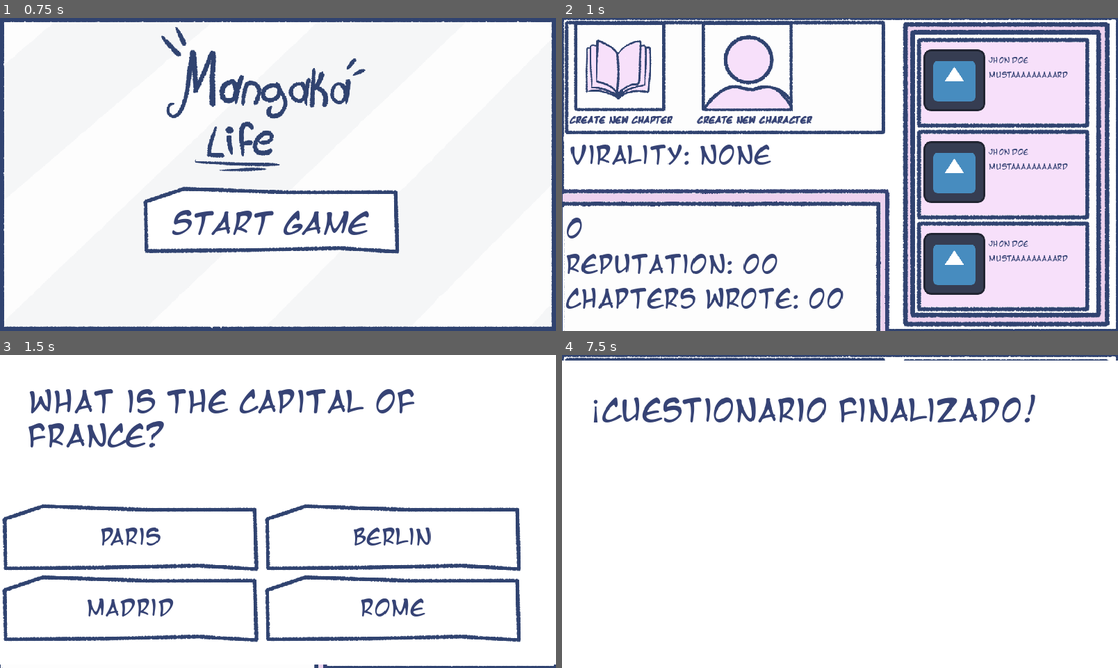
Above: before the commit, frames 1-4 (two rows, left to right).
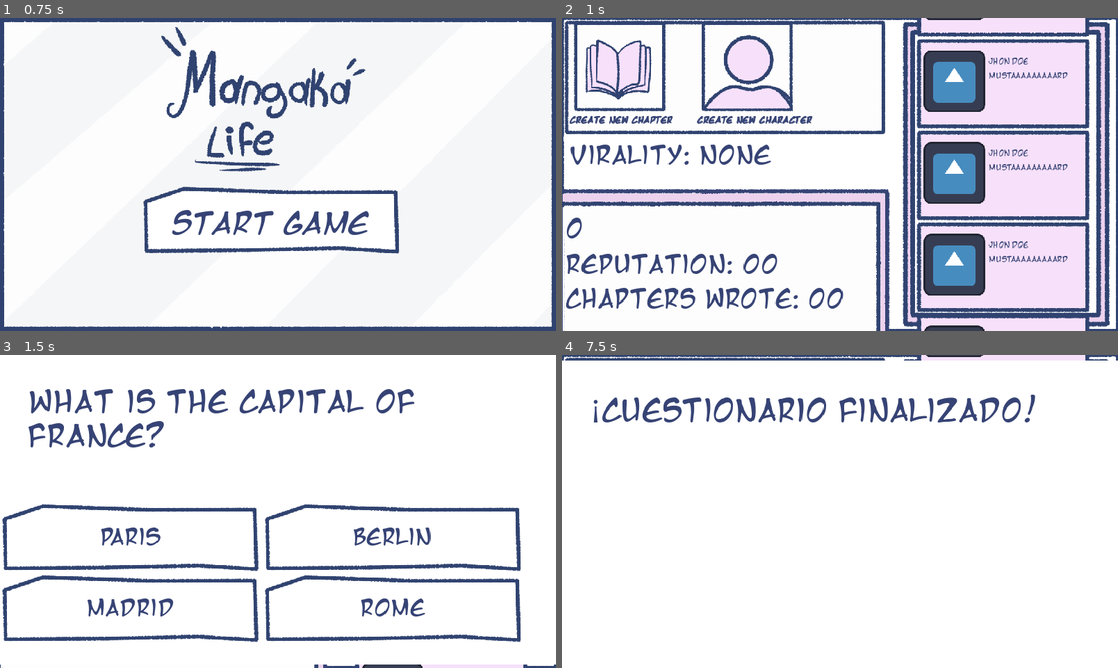
Above: after the commit, the same moments.

Repository: Noodle-Dev/Mangaka-Life
Game: Godot game, scene res://assets/scenes/Menus/Main_Menu.tscn
The game is run twice, just before and just after one commit, with the same random seed, the same clock (stepped at 60 frames per second) and the same inputs. The project has no main scene, so this scene is started directly. The engine's default icon, where the game draws it, is replaced by a stand-in: a white triangle on a blue panel in a dark square.
Inputs (mouse positions are in pixels of both pictures, inside the frame that each line leads up to):
- Up to frame 1 (0.75 s): click "Start Game" at 0.5 s
- Up to frame 2 (1 s): no input
- Up to frame 3 (1.5 s): click "Create New CHapter" at 1.25 s
- Up to frame 4 (7.5 s): click "Create New CHapter" at 2 s; click "Create New Character" at 2.75 s; click "Create New Character" at 3.5 s; click "Paris" at 4.25 s; click "15" at 5 s; click "Simba" at 5.75 s; click "10" at 6.5 s; click (840, 502) at 7.25 s

Frame 1 is identical in both runs. In frame 2, 5.6% of the frame differs, in the area x 63-95%, y 0-100%; in frame 3, 0.3%; in frame 4, 0.5%.

Commit message:
Minor changes

Diff:
--- a/assets/prefabs/Entity_Critic_UI.tscn
+++ b/assets/prefabs/Entity_Critic_UI.tscn
@@ -1,7 +1,8 @@
-[gd_scene load_steps=4 format=3 uid="uid://b8hj7cokkvuox"]
+[gd_scene load_steps=5 format=3 uid="uid://b8hj7cokkvuox"]
 
 [ext_resource type="Texture2D" uid="uid://w4n1j3cibw71" path="res://assets/sprites/UI/Comment_Background.png" id="1_e0lnq"]
 [ext_resource type="FontFile" uid="uid://svjf1m8quja6" path="res://assets/fonts/mangat.ttf" id="1_pk2o5"]
+[ext_resource type="Script" path="res://assets/scripts/Chapter_Creation/Critic_User_Logic.gd" id="1_th1v5"]
 [ext_resource type="Texture2D" uid="uid://dkqtphmj3r3wl" path="res://icon.svg" id="2_b4ak4"]
 
 [node name="Critic" type="Control"]
@@ -12,6 +13,7 @@
 offset_bottom = 0.0319977
 grow_horizontal = 2
 grow_vertical = 2
+script = ExtResource("1_th1v5")
 
 [node name="User" type="TextureRect" parent="."]
 layout_mode = 0
--- a/assets/scenes/Mechanics_Scenes/Chapter_Maker_Scene.tscn
+++ b/assets/scenes/Mechanics_Scenes/Chapter_Maker_Scene.tscn
@@ -148,7 +148,7 @@
 anchor_right = 1.0
 anchor_bottom = 1.0
 offset_top = 685.0
-offset_right = 0.000610352
+offset_right = 0.000732422
 offset_bottom = 361.0
 grow_horizontal = 2
 grow_vertical = 2
--- a/assets/scenes/Menus/MainStats_Menu.tscn
+++ b/assets/scenes/Menus/MainStats_Menu.tscn
@@ -52,6 +52,7 @@
 
 [node name="Main_Stats_Menu" type="Node2D"]
 script = ExtResource("1_rey2q")
+criticism_probability = 1.0
 
 [node name="UI" type="Control" parent="."]
 layout_mode = 3
--- /dev/null
+++ b/assets/scripts/Chapter_Creation/Critic_User_Logic.gd
@@ -0,0 +1,28 @@
+extends Control
+
+@onready var user_name = $User/UserName
+@onready var user_opinion = $User/UserOpiniion  # Nombre corregido
+
+@export var good_opinions = ["¡Me encantó!", "Una obra maestra.", "Increíblemente creativo."]
+@export var bad_opinions = ["No es de mi agrado.", "Le falta algo.", "Demasiado simple."]
+@export var random_names = ["Alex", "Jordan", "Taylor", "Morgan", "Casey", "Riley"]
+
+func _ready():
+	# Verificar si los nodos existen
+	if user_name == null or user_opinion == null:
+		print("Error: Los nodos 'user_name' o 'user_opinion' no están configurados en esta instancia.")
+		print_tree()  # Imprime la estructura de nodos para depuración
+		return
+
+func set_critic_data(final_score: int, critic_threshold: int, likes_higher: bool):
+	# Verificar si los nodos existen antes de asignar datos
+	if user_name == null or user_opinion == null:
+		print("Error: Los nodos 'user_name' o 'user_opinion' no están configurados.")
+		return
+
+	# Asigna un nombre aleatorio
+	user_name.text = random_names[randi() % random_names.size()]
+
+	# Determina si la crítica será buena o mala
+	var is_good = (final_score >= critic_threshold if likes_higher else final_score < critic_threshold)
+	user_opinion.text = good_opinions[randi() % good_opinions.size()] if is_good else bad_opinions[randi() % bad_opinions.size()]
--- a/assets/scripts/MainStats/main_stats_menu_Logic.gd
+++ b/assets/scripts/MainStats/main_stats_menu_Logic.gd
@@ -1,29 +1,60 @@
 extends Node2D
-#Status text
+
+# Status text
 @onready var balance = $UI/Manga_Bg/Status/Balance
 @onready var reputation = $UI/Manga_Bg/Status/Reputation
 @onready var chapters_wrote = $UI/Manga_Bg/Status/Chapters_Wrote
-@onready var virality_status = $UI/Manga_Bg/Status/virality_status
+@onready var virality_status = $UI/Manga_Bg/Status/Virality_Status
 
-#Animations
+# Animations
 @onready var transitions_panels = $Transitions_Panels
 
-#Panels
+# Panels
 @onready var ChapterMakerPanel = $Chapter_Maker
 
-#Objects
+# Objects
 @onready var critics_holder = $UI/Manga_Bg/Virality/Critics_Holder
-@export var criticObject = preload("res://assets/prefabs/Entity_Critic_UI.tscn")
+@export var criticObject: PackedScene = preload("res://assets/prefabs/Entity_Critic_UI.tscn")
+
+# Probabilidad de ocurrencia de una crítica
+@export var criticism_probability = 0.1  # 10% de probabilidad por frame
 
 func _process(delta):
-	pass
-
+	# Actualiza el puntaje mostrado
 	balance.text = str(GlobalData.G_FinalScore)
 
+	# Genera críticas de manera aleatoria
+	if randf() < criticism_probability:
+		generate_criticism()
+
+func generate_criticism():
+	# Verifica que criticObject sea válido
+	if criticObject and criticObject is PackedScene:
+		# Instancia un nuevo objeto de crítica
+		var new_critic = criticObject.instantiate()
+
+		# Configura las preferencias del crítico
+		var random_threshold = randi() % 101  # Umbral aleatorio entre 0 y 100
+		var likes_higher = randf() < 0.5  # 50% de probabilidad de que prefiera puntajes más altos
+
+		# Establece los datos del crítico
+		new_critic.set_critic_data(GlobalData.G_FinalScore, random_threshold, likes_higher)
+
+		# Añade el objeto al contenedor de críticas
+		critics_holder.add_child(new_critic)
+
+		# Mensaje de consola para verificar
+		print("Crítico generado con preferencias.")
+	else:
+		print("Error: criticObject no es un PackedScene válido.")
+
+# Función para manejar el botón de creación de capítulos
 func _on_create_chapter_button_pressed():
 	transitions_panels.play("CH_Maker_Enter")
-	#await transitions_panels.animation_finished
+	# Espera a que termine la animación y luego inicializa el creador de capítulos
 	ChapterMakerPanel.initialize_quiz()
 
+# Función para manejar el botón de creación de personajes
 func _on_create_character_button_pressed():
-	pass # Replace with function body.
+	print("Botón de creación de personajes presionado.")
+	# Aquí puedes añadir lógica para manejar la creación de personajes
